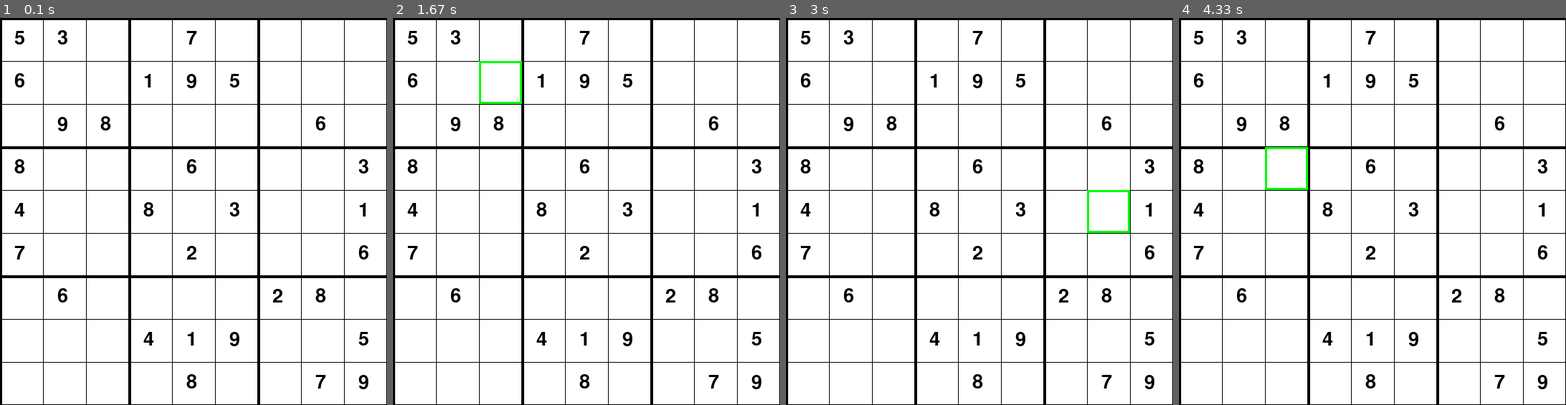
Above: before the commit, frames 1-4 (left to right).
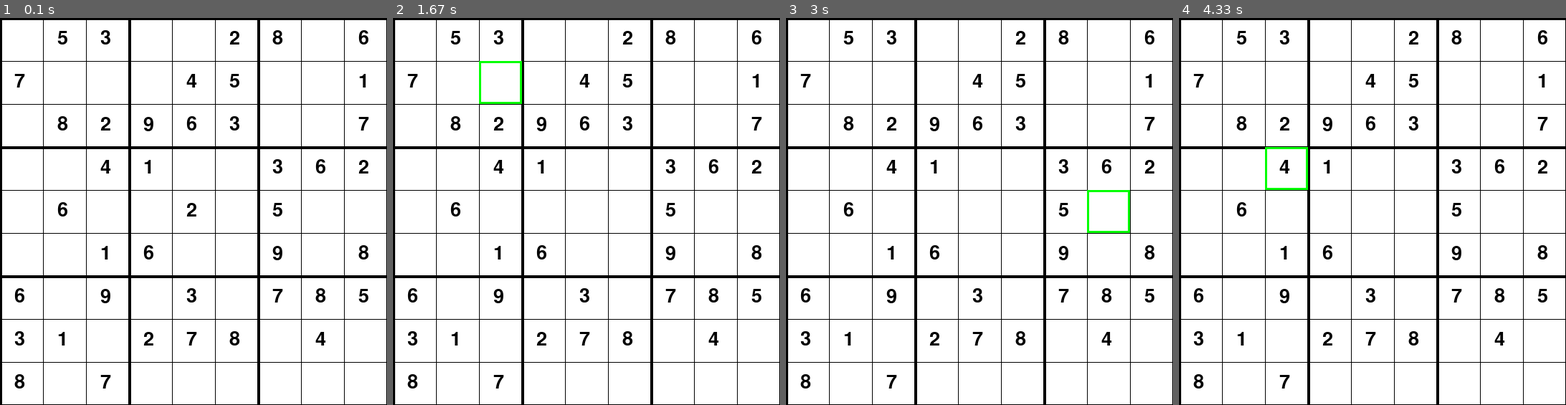
Above: after the commit, the same moments.

Repository: mulfis/sudoku-pygame
Game: pygame game, started from main.py
Two runs of this game, one before a commit and one after it. Both use one fixed random seed, a clock stepped at 60 frames per second and the inputs below.
Inputs (mouse positions are in pixels of both pictures, inside the frame that each line leads up to):
- Up to frame 1 (0.1 s): no input
- Up to frame 2 (1.67 s): click (586, 211) at 0.38 s; hold Backspace 0.67-1.13 s; move the mouse to (590, 234) at 0.7 s; click (466, 304) at 1.22 s; click (485, 68) at 1.55 s
- Up to frame 3 (3 s): click (960, 312) at 1.88 s; click (1126, 358) at 2.22 s; click (1056, 180) at 2.55 s; click (1099, 203) at 2.88 s
- Up to frame 4 (4.33 s): click (1252, 161) at 3.22 s; click (1457, 114) at 3.55 s; click (1260, 188) at 3.88 s; click (1287, 180) at 4.22 s

The runs differ from the first frame. In frame 1, 3.1% of the frame differs, in the area x 3-96%, y 3-96%; in frame 2, 3.0%; in frame 3, 3.0%; in frame 4, 3.0%.

Commit message:
feat: add random number to board and can delete if the puzzle cannot completed

Diff:
--- a/main.py
+++ b/main.py
@@ -1,5 +1,6 @@
 import pygame
 import sys
+import random
 
 # Inisialisasi Pygame
 pygame.init()
@@ -13,19 +14,130 @@
 WHITE = (255, 255, 255)
 BLACK = (0, 0, 0)
 
+def generate_sudoku():
+    # Buat papan kosong
+    puzzle = [[0 for _ in range(9)] for _ in range(9)]
+
+    # Angka yang akan digunakan diacak
+    numbers = list(range(1, 10))
+    random.shuffle(numbers)
+
+    # Isi baris pertama dengan angka acak
+    for col in range(9):
+        puzzle[0][col] = numbers[col]
+
+    # Isi papan secara rekursif
+    fill_puzzle(puzzle)
+    return puzzle
+
+def is_valid(puzzle, row, col, num):
+    # Cek baris
+    for c in range(9):
+        if puzzle[row][c] == num:
+            return False
+
+    # Cek kolom
+    for r in range(9):
+        if puzzle[r][col] == num:
+            return False
+
+    # Cek kotak 3x3
+    box_row_start = (row // 3) * 3
+    box_col_start = (col // 3) * 3
+    for r in range(3):
+        for c in range(3):
+            if puzzle[box_row_start + r][box_col_start + c] == num:
+                return False
+
+    return True
+
+def fill_puzzle(puzzle):
+    for row in range(9):
+        for col in range(9):
+            if puzzle[row][col] == 0:  # Temukan sel kosong
+                # Coba angka dari 1 hingga 9
+                for num in range(1, 10):
+                    if is_valid(puzzle, row, col, num):
+                        puzzle[row][col] = num  # Tempatkan angka
+                        if fill_puzzle(puzzle):  # Rekursi
+                            return True
+                        puzzle[row][col] = 0  # Kembali jika tidak berhasil
+                return False
+    return True  # Jika semua sel terisi
+
+def can_solve(puzzle):
+    # Cek apakah ada solusi untuk puzzle yang diberikan
+    for row in range(9):
+        for col in range(9):
+            if puzzle[row][col] == 0:
+                for num in range(1, 10):
+                    if is_valid(puzzle, row, col, num):
+                        puzzle[row][col] = num
+                        if can_solve(puzzle):
+                            return True
+                        puzzle[row][col] = 0  # Kembali jika tidak berhasil
+                return False  # Jika tidak ada angka valid yang bisa digunakan
+    return True  # Jika semua sel terisi
+
+def remove_numbers(puzzle, num_to_remove=40):
+    attempts = num_to_remove
+    while attempts > 0:
+        row = random.randint(0, 8)
+        col = random.randint(0, 8)
+        if puzzle[row][col] != 0:
+            backup = puzzle[row][col]
+            puzzle[row][col] = 0  # Hapus angka sementara
+
+            # Salin puzzle untuk pengujian
+            puzzle_copy = [r[:] for r in puzzle]
+
+            # Pastikan puzzle masih bisa diselesaikan dan memiliki solusi tunggal
+            if not has_unique_solution(puzzle_copy) or not can_solve(puzzle_copy):
+                puzzle[row][col] = backup  # Kembalikan angka jika solusi tidak unik
+            else:
+                attempts -= 1
+
+    return puzzle
+
+def solve_and_count(puzzle, count=0):
+    for row in range(9):
+        for col in range(9):
+            if puzzle[row][col] == 0:
+                for num in range(1, 10):
+                    if is_valid(puzzle, row, col, num):
+                        puzzle[row][col] = num
+                        count = solve_and_count(puzzle, count)
+                        puzzle[row][col] = 0
+                        if count > 1:  # Lebih dari satu solusi
+                            return count
+                return count  # Jika tidak ada solusi, kembalikan count sekarang
+    return count + 1  # Menambah count ketika solusi ditemukan
+
+def has_unique_solution(puzzle):
+    return solve_and_count(puzzle) == 1
+
+def shuffle_board(puzzle):
+    # Fungsi untuk mengacak baris dan kolom dalam blok 3x3
+    for i in range(0, 9, 3):
+        rows = [i, i + 1, i + 2]
+        cols = [i, i + 1, i + 2]
+        random.shuffle(rows)
+        random.shuffle(cols)
+
+        # Tukar baris dan kolom secara acak dalam blok 3x3
+        puzzle[rows[0]], puzzle[rows[1]], puzzle[rows[2]] = (
+            puzzle[rows[1]], puzzle[rows[2]], puzzle[rows[0]]
+        )
+        for row in range(9):
+            puzzle[row][cols[0]], puzzle[row][cols[1]], puzzle[row][cols[2]] = (
+                puzzle[row][cols[1]], puzzle[row][cols[2]], puzzle[row][cols[0]]
+            )
+    return puzzle
+
 # Puzzle contoh (0 berarti sel kosong)
-initial_puzzle = [
-    [5, 3, 0, 0, 7, 0, 0, 0, 0],
-    [6, 0, 0, 1, 9, 5, 0, 0, 0],
-    [0, 9, 8, 0, 0, 0, 0, 6, 0],
-    [8, 0, 0, 0, 6, 0, 0, 0, 3],
-    [4, 0, 0, 8, 0, 3, 0, 0, 1],
-    [7, 0, 0, 0, 2, 0, 0, 0, 6],
-    [0, 6, 0, 0, 0, 0, 2, 8, 0],
-    [0, 0, 0, 4, 1, 9, 0, 0, 5],
-    [0, 0, 0, 0, 8, 0, 0, 7, 9]
-]
-puzzle = [row[:] for row in initial_puzzle]  # Buat salinan untuk game
+initial_puzzle = generate_sudoku()
+initial_puzzle = shuffle_board(initial_puzzle)
+puzzle = remove_numbers(initial_puzzle, num_to_remove=40)
 
 # Variabel untuk menyimpan posisi sel yang dipilih
 selected_row = -1
@@ -56,7 +168,6 @@
                 text = font.render(str(num), True, BLACK)
                 screen.blit(text, (col * 60 + 20, row * 60 + 15))
 
-
 def draw_selected_cell():
     if selected_row != -1 and selected_col != -1:  # Jika ada sel yang dipilih
         pygame.draw.rect(
@@ -78,27 +189,6 @@
             # Cek apakah ada sel kosong atau angka tidak valid
             if num == 0 or not is_valid(puzzle, row, col, num):
                 return False
-    return True
-
-def is_valid(puzzle, row, col, num):
-    # Cek baris
-    for i in range(9):
-        if puzzle[row][i] == num:
-            return False
-
-    # Cek kolom
-    for i in range(9):
-        if puzzle[i][col] == num:
-            return False
-
-    # Cek kotak 3x3
-    box_start_row = (row // 3) * 3
-    box_start_col = (col // 3) * 3
-    for i in range(3):
-        for j in range(3):
-            if puzzle[box_start_row + i][box_start_col + j] == num:
-                return False
-
     return True
 
 def reset_game():
@@ -138,19 +228,22 @@
                 selected_col = pos[0] // 60
 
         elif event.type == pygame.KEYDOWN:
+        # Logika input keyboard
             if not game_won and selected_row != -1 and selected_col != -1:
                 if event.unicode.isdigit() and event.unicode != '0':  # Cek input 1-9
                     num = int(event.unicode)
-                    if is_valid(puzzle, selected_row, selected_col, num):
-                        puzzle[selected_row][selected_col] = num
-
-                        # Cek apakah sudah menang
-                        if check_win(puzzle):
-                            print("Selamat! Anda telah menyelesaikan Sudoku!")
-                            game_won = True  # Update status game
-                    else:
-                        print("Angka tidak valid di posisi ini!")
-
+                    # Cek validitas angka yang dimasukkan
+                    if puzzle[selected_row][selected_col] == 0 or puzzle[selected_row][selected_col] != num:
+                        if is_valid(puzzle, selected_row, selected_col, num):
+                            puzzle[selected_row][selected_col] = num
+                            if check_win(puzzle):
+                                print("Selamat! Anda telah menyelesaikan Sudoku!")
+                                game_won = True
+                        else:
+                            print("Angka tidak valid di posisi ini!")
+                elif event.key == pygame.K_BACKSPACE or event.key == pygame.K_DELETE:
+                    # Hapus angka di sel yang dipilih
+                    puzzle[selected_row][selected_col] = 0
 
         if event.type == pygame.QUIT:
             running = False
